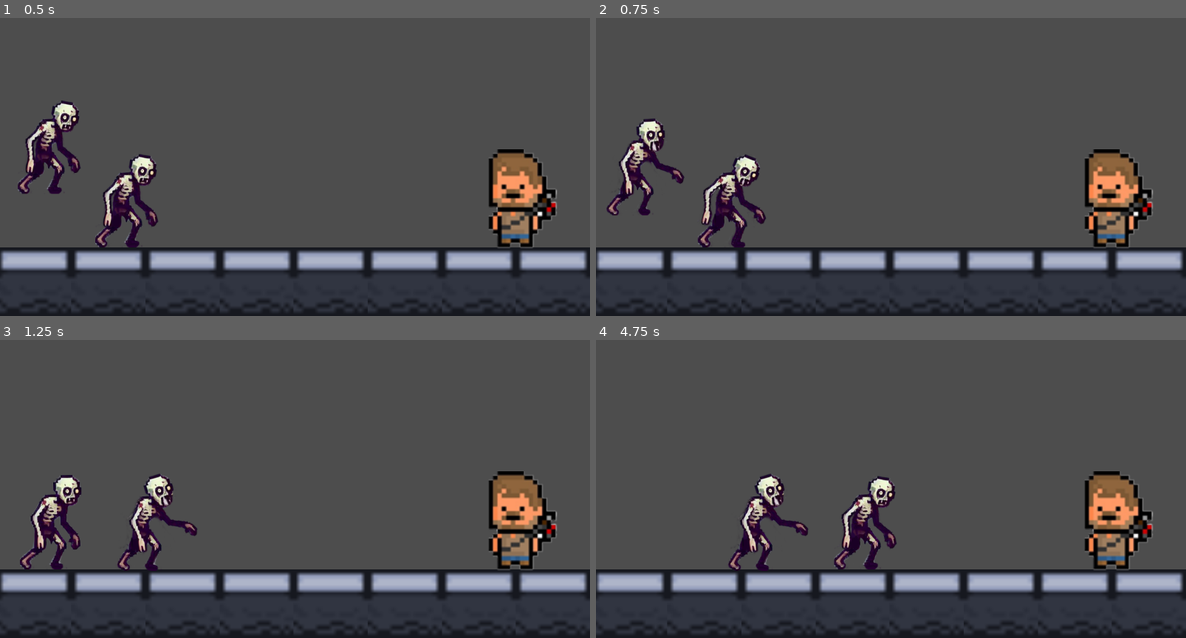
Above: before the commit, frames 1-4 (two rows, left to right).
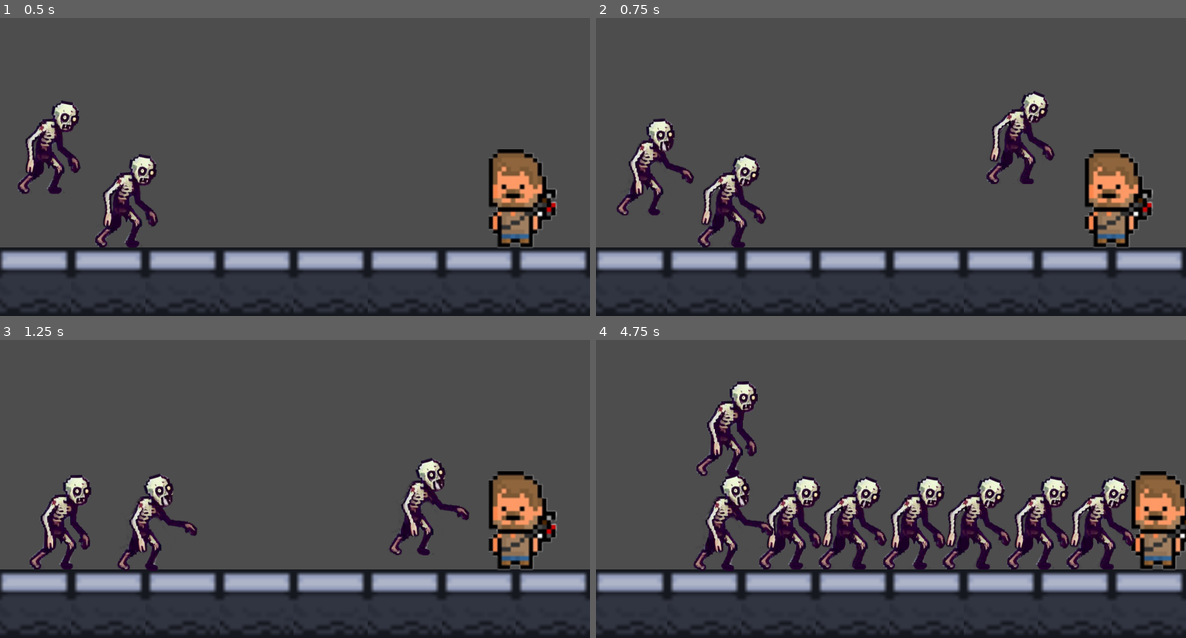
Above: after the commit, the same moments.

Repository: PlayableGIT/Gen_Z
Game: Godot game, scene res://scena.tscn
The game is run twice, just before and just after one commit, with the same random seed, the same clock (stepped at 60 frames per second) and the same inputs.
Inputs (mouse positions are in pixels of both pictures, inside the frame that each line leads up to):
- Up to frame 1 (0.5 s): no input
- Up to frame 2 (0.75 s): move the mouse to (1020, 134) at 0.52 s; click (1020, 134) at 0.6 s
- Up to frame 3 (1.25 s): no input
- Up to frame 4 (4.75 s): move the mouse to (773, 489) at 1.27 s; click (773, 489) at 1.35 s; move the mouse to (950, 399) at 2.02 s; click (950, 399) at 2.1 s; move the mouse to (861, 539) at 2.77 s; click (861, 539) at 2.85 s; move the mouse to (1068, 521) at 3.52 s; click (1068, 521) at 3.6 s; move the mouse to (714, 423) at 4.27 s; click (714, 423) at 4.35 s

Frame 1 is identical in both runs. In frame 2, 3.7% of the frame differs, in the area x 1-78%, y 24-67%; in frame 3, 3.5%; in frame 4, 18%, in the area x 16-100%, y 13-78%.

Commit message:
Mouse zombie spawn 0.1

Diff:
--- a/project.godot
+++ b/project.godot
@@ -14,3 +14,11 @@
 run/main_scene="res://scena.tscn"
 config/features=PackedStringArray("4.3", "Forward Plus")
 config/icon="res://icon.svg"
+
+[input]
+
+left_mouse={
+"deadzone": 0.5,
+"events": [Object(InputEventMouseButton,"resource_local_to_scene":false,"resource_name":"","device":-1,"window_id":0,"alt_pressed":false,"shift_pressed":false,"ctrl_pressed":false,"meta_pressed":false,"button_mask":0,"position":Vector2(0, 0),"global_position":Vector2(0, 0),"factor":1.0,"button_index":1,"canceled":false,"pressed":false,"double_click":false,"script":null)
+]
+}
--- /dev/null
+++ b/scena.gd
@@ -0,0 +1,10 @@
+extends Node2D
+
+@export var zombie: PackedScene
+
+# Called every frame. 'delta' is the elapsed time since the previous frame.
+func _process(_delta):
+	if Input.is_action_just_released("left_mouse"):
+		var new_zombie = zombie.instantiate()
+		add_child(new_zombie)
+		new_zombie.position = get_global_mouse_position()
--- a/scena.tscn
+++ b/scena.tscn
@@ -1,6 +1,7 @@
-[gd_scene load_steps=5 format=3 uid="uid://5yt73vng2pnx"]
+[gd_scene load_steps=6 format=3 uid="uid://5yt73vng2pnx"]
 
 [ext_resource type="Texture2D" uid="uid://cna5roxfnc6w" path="res://road4.png" id="1_1aiif"]
+[ext_resource type="Script" path="res://scena.gd" id="1_sian6"]
 [ext_resource type="PackedScene" uid="uid://bn8vnivdwoql7" path="res://survivor.tscn" id="2_4ly84"]
 [ext_resource type="PackedScene" uid="uid://dlnfoe38vgqp" path="res://zombie.tscn" id="3_twq8y"]
 
@@ -8,6 +9,8 @@
 size = Vector2(1330, 154)
 
 [node name="Main" type="Node2D"]
+script = ExtResource("1_sian6")
+zombie = ExtResource("3_twq8y")
 
 [node name="Camera2D" type="Camera2D" parent="."]
 position = Vector2(668.075, -214.965)
